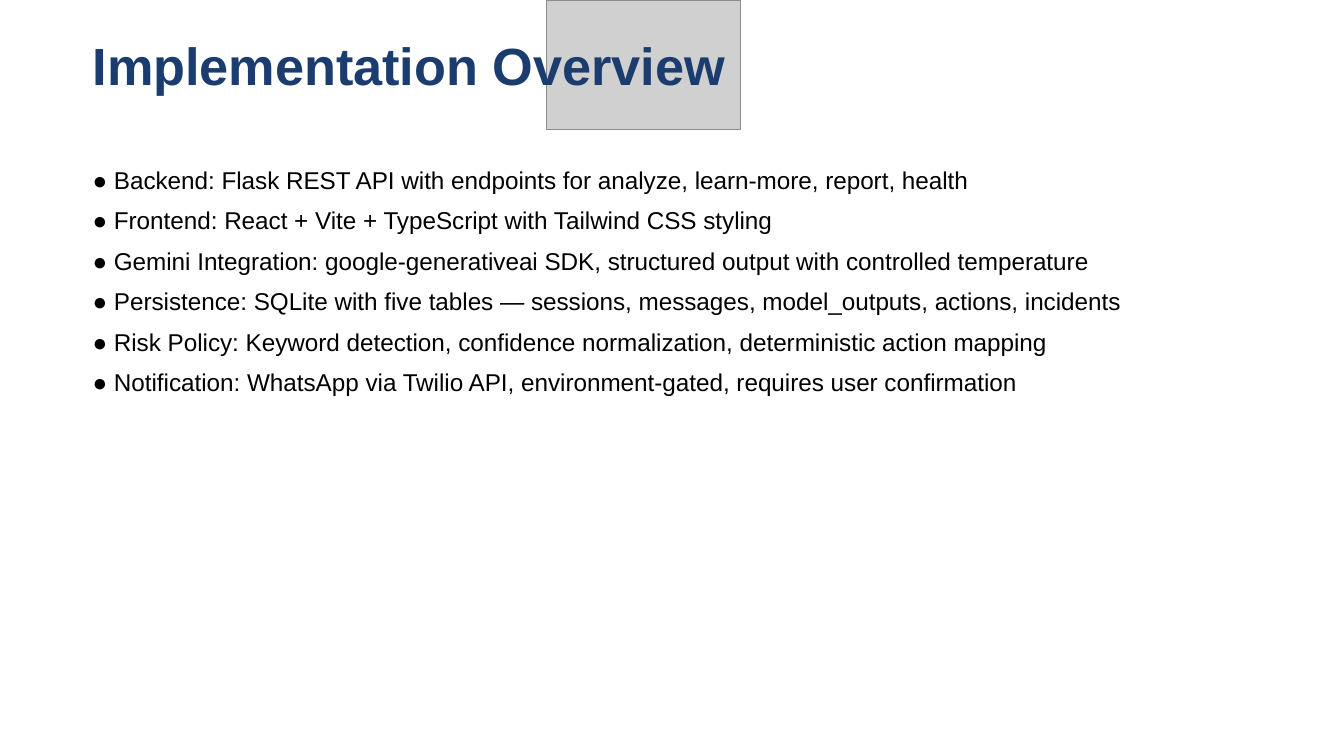
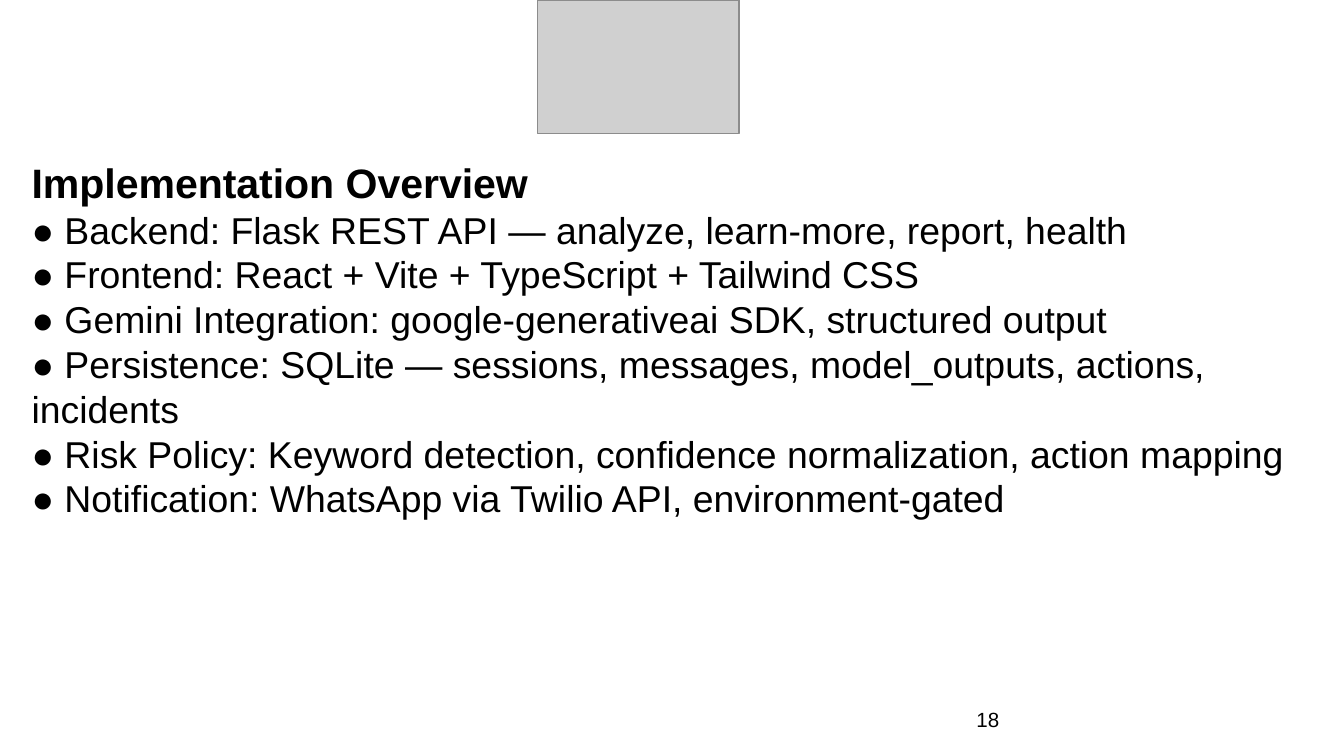
Before and after one commit to nibodhdaware/VisionGPT, a slide deck: slide 18 of paper/stage2_review3_updated.pptx. Drawn at 1344x756 pixels with LibreOffice and Linux fonts; fonts in the diff are those of the drawing; grey boxes stand for pictures. Boxes give left, top, right and bottom in pixels: in the first picture for what was removed or moved away, otherwise in the second. Text is boxed around its words. In the diff, an @@ line names an element or a change of style, - is before the commit and + after.

Commit message:
fix PPTX formatting: 22pt headers, 20pt body, correct EMU positions, new diagrams

```diff
--- a/paper/stage2_review3_updated.pptx
+++ b/paper/stage2_review3_updated.pptx
@@ picture: place and size @@
-picture at [546,1,741,130]
+picture at [538,0,739,134]
@@ text removed at [93,43,725,95] @@
-Implementation Overview
@@ text at [32,168,1283,520]: text changed; size 13 to 20 pt @@
-● Backend: Flask REST API with endpoints for analyze, learn-more, report, health
-● Frontend: React + Vite + TypeScript with Tailwind CSS styling
-● Gemini Integration: google-generativeai SDK, structured output with controlled temperature
-● Persistence: SQLite with five tables — sessions, messages, model_outputs, actions, incidents
-● Risk Policy: Keyword detection, confidence normalization, deterministic action mapping
-● Notification: WhatsApp via Twilio API, environment-gated, requires user confirmation
+Implementation Overview
+● Backend: Flask REST API — analyze, learn-more, report, health
+● Frontend: React + Vite + TypeScript + Tailwind CSS
+● Gemini Integration: google-generativeai SDK, structured output
+● Persistence: SQLite — sessions, messages, model_outputs, actions, incidents
+● Risk Policy: Keyword detection, confidence normalization, action mapping
+● Notification: WhatsApp via Twilio API, environment-gated
@@ text added at [976,712,999,728], 11 pt, text #000000 @@
+18
```
Also in this commit, not shown: 48 other slides changed, 4 slides added, 4 slides removed.
